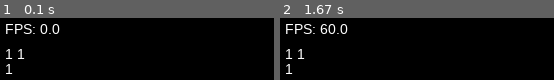
Above: before the commit, frames 1-2 (left to right).
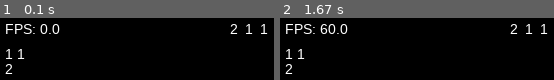
Above: after the commit, the same moments.

Repository: millwardesque/pycross
Game: pygame game, started from app.py
The game is run twice, just before and just after one commit, with the same random seed, the same clock (stepped at 60 frames per second) and the same inputs.
Inputs:
- Up to frame 1 (0.1 s): no input
- Up to frame 2 (1.67 s): no input

The runs differ from the first frame. In frame 1, 0.8% of the frame differs, in the area x 1-98%, y 9-91%; in frame 2, 0.8%.

Commit message:
Added column definition rendering

Diff:
--- a/pycross.py
+++ b/pycross.py
@@ -19,7 +19,7 @@
 
         squares = [
             [1, 0, 1],
-            [0, 1, 0],
+            [1, 1, 0],
         ]
         self._board = Board(squares)
 
@@ -44,4 +44,8 @@
         self._board_renderer.render_row_definition(self._renderer, 5, 30, self._board, 0)
         self._board_renderer.render_row_definition(self._renderer, 5, 45, self._board, 1)
 
+        self._board_renderer.render_column_definition(self._renderer, 230, 5, self._board, 0)
+        self._board_renderer.render_column_definition(self._renderer, 245, 5, self._board, 1)
+        self._board_renderer.render_column_definition(self._renderer, 260, 5, self._board, 2)
+
         self._renderer.end_render()
--- a/text_board_renderer.py
+++ b/text_board_renderer.py
@@ -13,10 +13,13 @@
         row_def_str = self._row_definition_as_str(row_def)
         renderer.draw_text(row_def_str, x, y)
 
+    def render_column_definition(self, renderer: RenderingEngine, x: int, y: int, board: Board, column: int):
+        column_def = board.get_definition('column', column)
+        for i in column_def:
+            i_str = str(i)
+            renderer.draw_text(i_str, x, y)
+            y += renderer.get_text_height(i_str)
 
-    #def render_column_definition(self, renderer: Renderer, x: int, y: int, board: Board, column: int):
-    #    pass
-    #
     #def render_grid_unsolved(self, renderer: Renderer, x: int, y: int, board: Board):
     #    pass
     #
Not shown, changed: TODO.md
